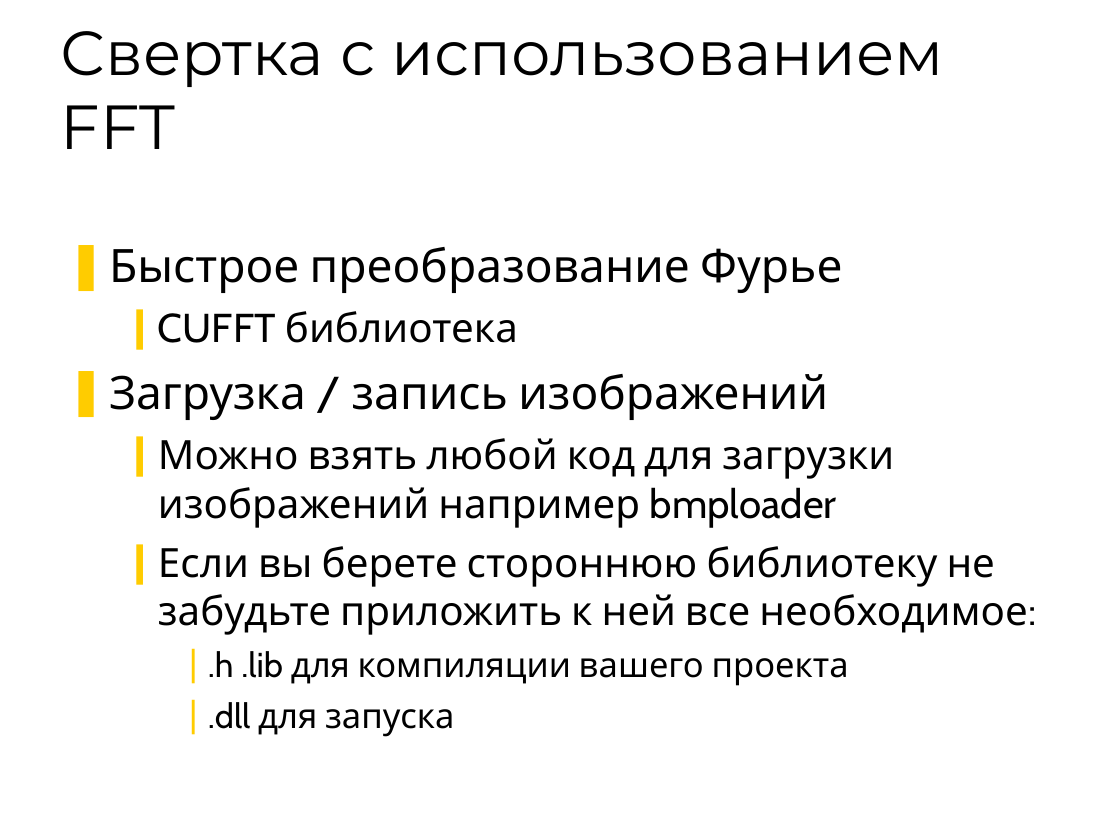
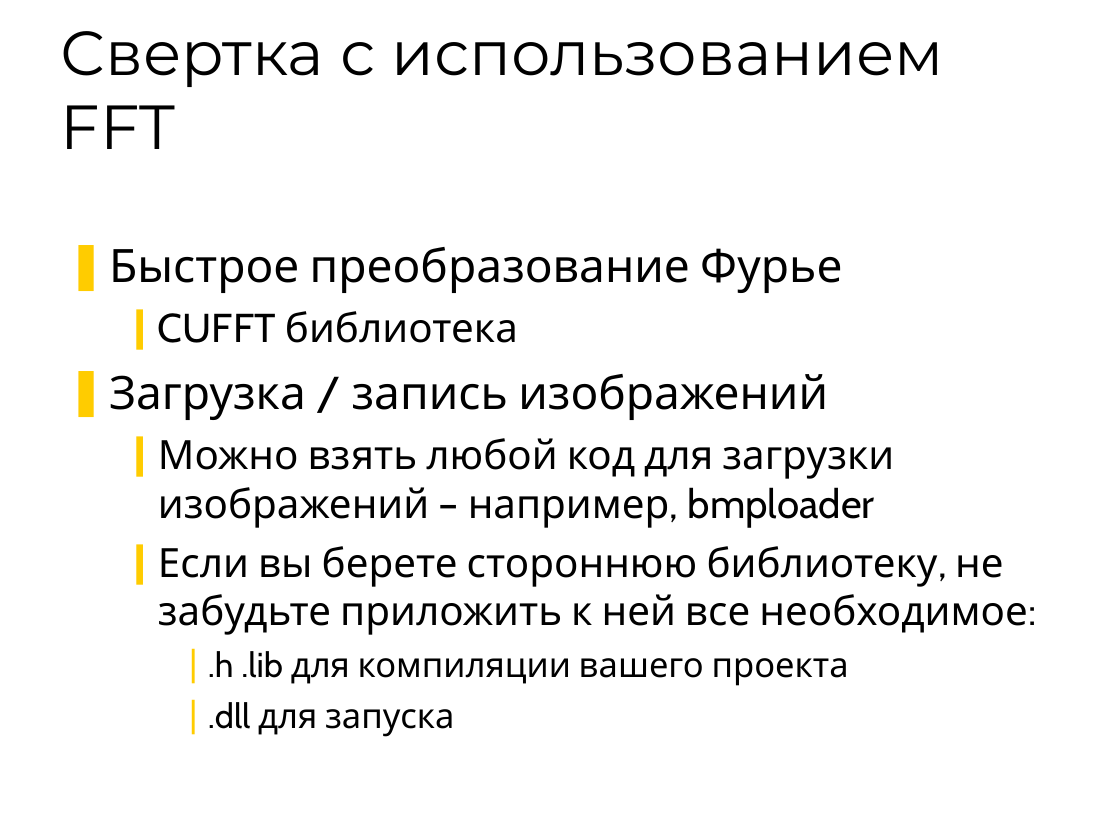
Before and after one commit to 7633/msu-cuda-course, a slide deck: slide 10 of Assignments/2/Assignment - 2.ppt (slide 9 before the commit). Drawn at 1120x840 pixels with LibreOffice and Linux fonts; fonts in the diff are those of the drawing; background and template pictures are left out. Boxes give left, top, right and bottom in pixels: in the first picture for what was removed or moved away, otherwise in the second. Text is boxed around its words. In the diff, an @@ line names an element or a change of style, - is before the commit and + after.

```diff
--- a/Assignments/2/Assignment - 2.ppt
+++ b/Assignments/2/Assignment - 2.ppt
@@ text at [158,438,1027,635]: text changed @@
-  ❙ Можно взять любой код для загрузки изображений например bmploader
-  ❙ Если вы берете стороннюю библиотеку не забудьте приложить к ней все необходимое:
+  ❙ Можно взять любой код для загрузки изображений – например, bmploader
+  ❙ Если вы берете стороннюю библиотеку, не забудьте приложить к ней все необходимое:
```
Also in this commit, not shown: 4 other slides changed, 1 slide added, 1 other file.
